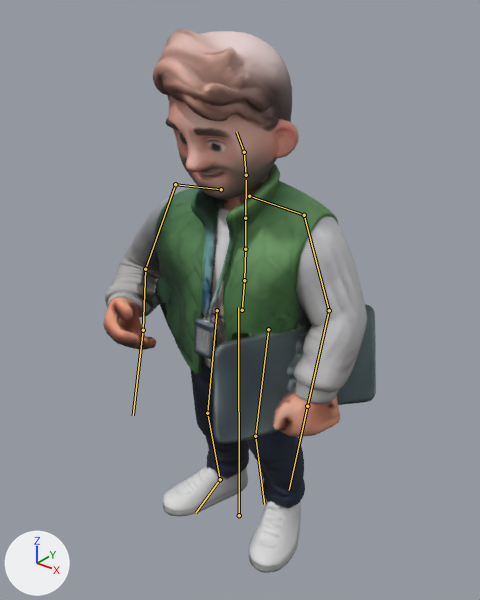
Two versions of the glTF model web/yard/assets/staff_1.glb, one commit apart.
One viewpoint serves both versions: a 50 mm camera at (1.398, -1.741, 2.138) aimed at (-0.003, 0.01, 1.053). Lighting does not change. The marker at lower left points along +X, +Y and +Z. The first picture is the older version. Both versions are drawn at frame 46 of the action 'work_0'; the numbers are the values there. The bones that change, and the others that lie on the model, are drawn over the model as lines.

In view in the first picture: 'character'.
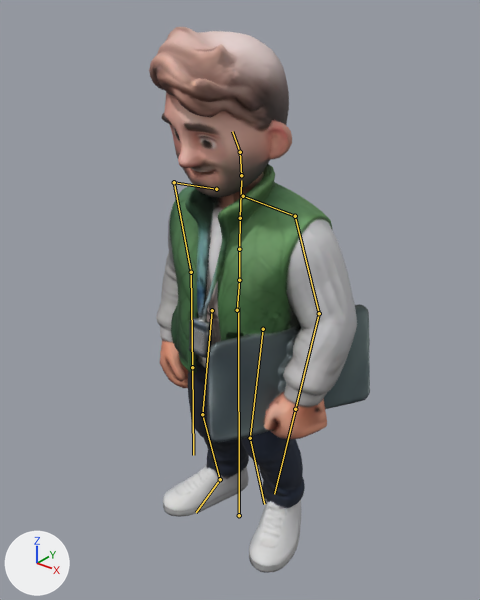
Changed parts and their boxes [x1, y1, x2, y2] in the pictures (480 x 600 px):
'character', posed (19% narrower): before [103, 30, 376, 573]; after [149, 27, 370, 573]
bone 'Hips', root to tip: before (242, 310) to (244, 280); after (237, 310) to (239, 280)
bone 'LeftUpperLeg', root to tip: before (268, 329) to (255, 436); after (263, 329) to (250, 438)
bone 'LeftLowerLeg', root to tip: before (255, 436) to (264, 504); after (250, 438) to (264, 504)
bone 'RightUpperLeg', root to tip: before (217, 310) to (207, 413); after (212, 310) to (202, 414)
bone 'RightLowerLeg', root to tip: before (207, 413) to (220, 479); after (202, 414) to (220, 479)
bone 'Spine', root to tip: before (244, 280) to (245, 249); after (239, 280) to (239, 249)
bone 'Chest', root to tip: before (245, 249) to (245, 218); after (239, 249) to (240, 218)
bone 'Head', root to tip: before (244, 152) to (236, 132); after (240, 152) to (232, 131)
bone 'RightUpperArm', root to tip: before (175, 184) to (145, 269); after (174, 182) to (191, 272)
bone 'RightLowerArm', root to tip: before (145, 269) to (143, 330); after (191, 272) to (192, 367)
bone 'RightHand', root to tip: before (143, 330) to (133, 415); after (192, 367) to (193, 455)

What the commit changed:
Bone 'Hips' (bone_hips) moves from (0.016, -0.006, -0.001) to (-0.009, -0.012, -0.002).
Bone 'LeftUpperLeg' (bone_leftupperleg) turns from (-2, 0, 1) to (-5, 0, -1) degrees about its own x, y and z.
Bone 'LeftLowerLeg' (bone_leftlowerleg) turns from (5, 0, 0) to (10, 0, 0) degrees about its own x, y and z.
Bone 'RightUpperLeg' (bone_rightupperleg) turns from (-2, 0, 1) to (-5, 0, -1) degrees about its own x, y and z.
Bone 'RightLowerLeg' (bone_rightlowerleg) turns from (5, 0, 0) to (10, 0, 0) degrees about its own x, y and z.
Bone 'Spine' (bone_spine) turns from (6, 0, 0) to (7, 0, 0) degrees about its own x, y and z.
Bone 'Chest' (bone_chest) turns from (2, 0, 0) to (-1, -3, 0) degrees about its own x, y and z.
Bone 'Head' (bone_head) turns from (13, -3, 1) to (12, -7, 1) degrees about its own x, y and z.
Bone 'RightUpperArm' (bone_rightupperarm) turns from (-14, 5, 21) to (0, 0, 0) degrees about its own x, y and z.
Bone 'RightLowerArm' (bone_rightlowerarm) turns from (-42, -6, -68) to (0, 0, 0) degrees about its own x, y and z.
Bone 'RightHand' (bone_righthand) turns from (-1, 15, 3) to (0, 0, 0) degrees about its own x, y and z.
